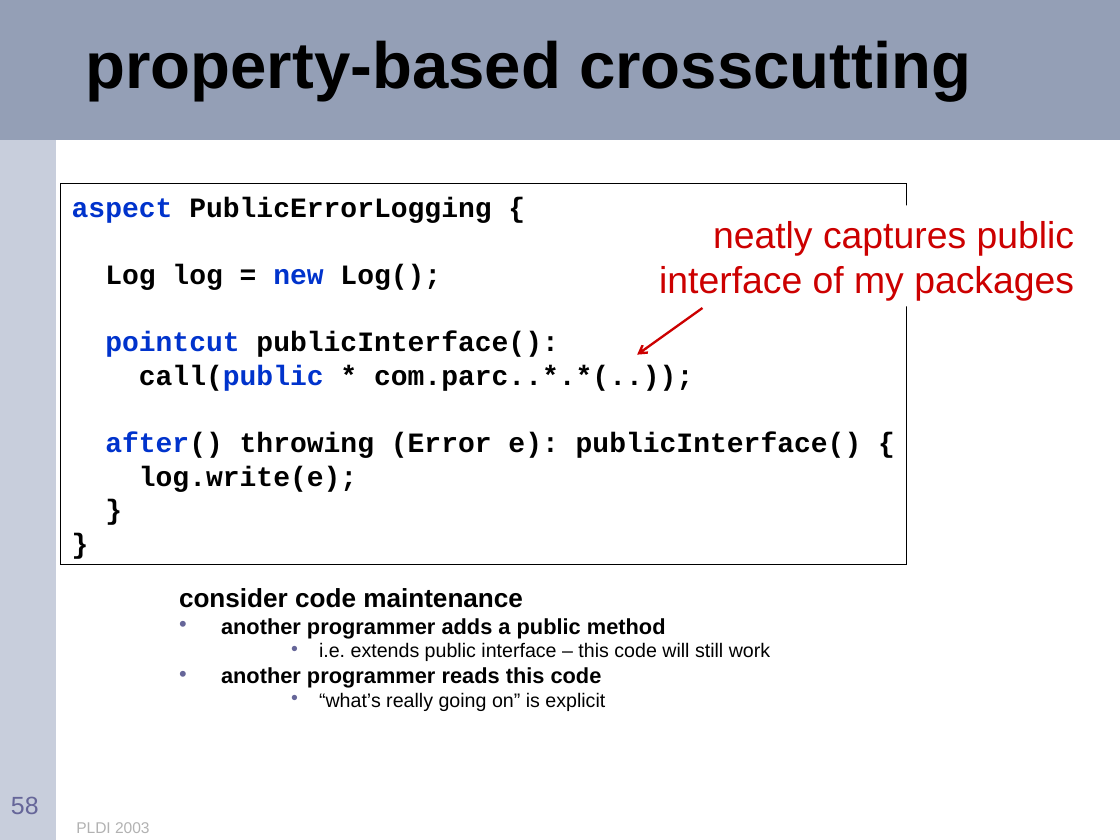
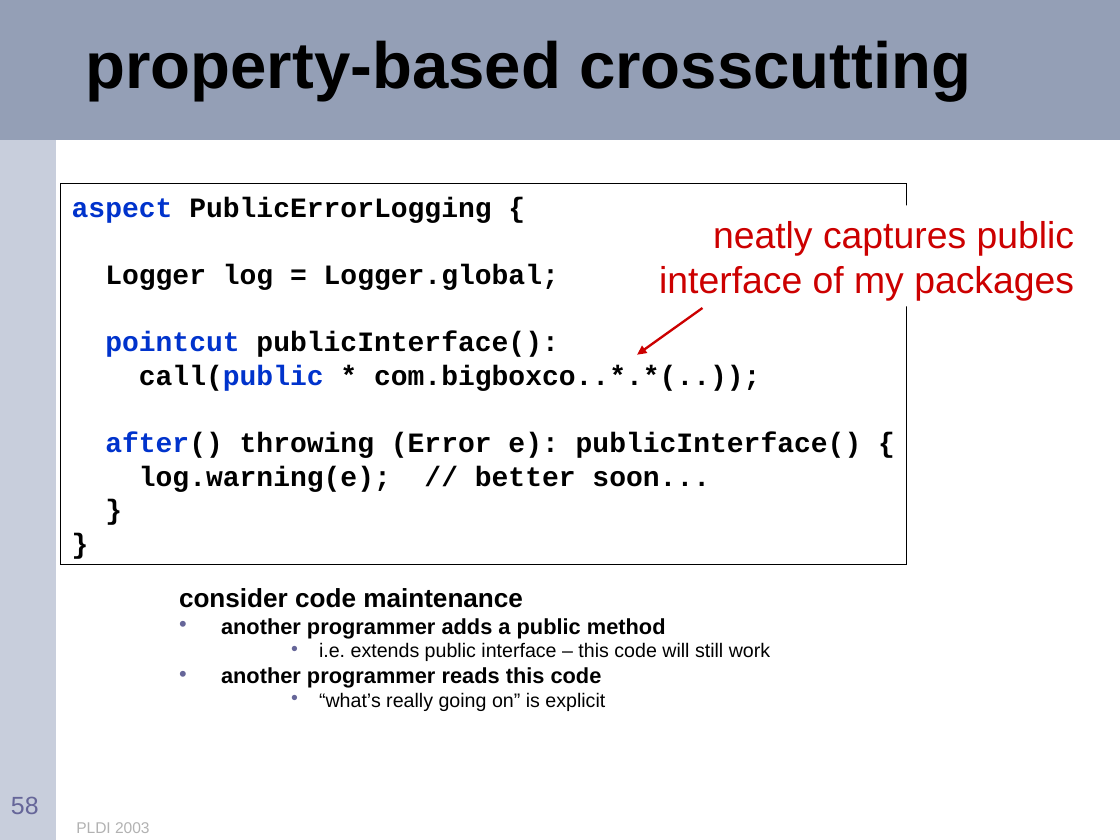
Before and after one commit to eclipse-aspectj/aspectj, a slide deck: slide 58 of docs/teaching/tutorial.ppt. Drawn at 1120x840 pixels with LibreOffice and Linux fonts; fonts in the diff are those of the drawing. Boxes give left, top, right and bottom in pixels: in the first picture for what was removed or moved away, otherwise in the second. Text is boxed around its words. In the diff, an @@ line names an element or a change of style, - is before the commit and + after.

```diff
--- a/docs/teaching/tutorial.ppt
+++ b/docs/teaching/tutorial.ppt
@@ text in rectangle at [105,264,559,290]: text changed @@
-Log log = new Log();
+Logger log = Logger.global;
@@ arrow (702, 308) - (637, 355): arrowheads changed @@
@@ text in rectangle at [139,365,760,391]: text changed @@
-call(public * com.parc..*.*(..));
+call(public * com.bigboxco..*.*(..));
@@ text in rectangle at [139,466,710,492]: text changed @@
-log.write(e);
+log.warning(e); // better soon...
```
Also in this commit, not shown: 13 other slides changed, 2 slides added, 12 slides removed.
